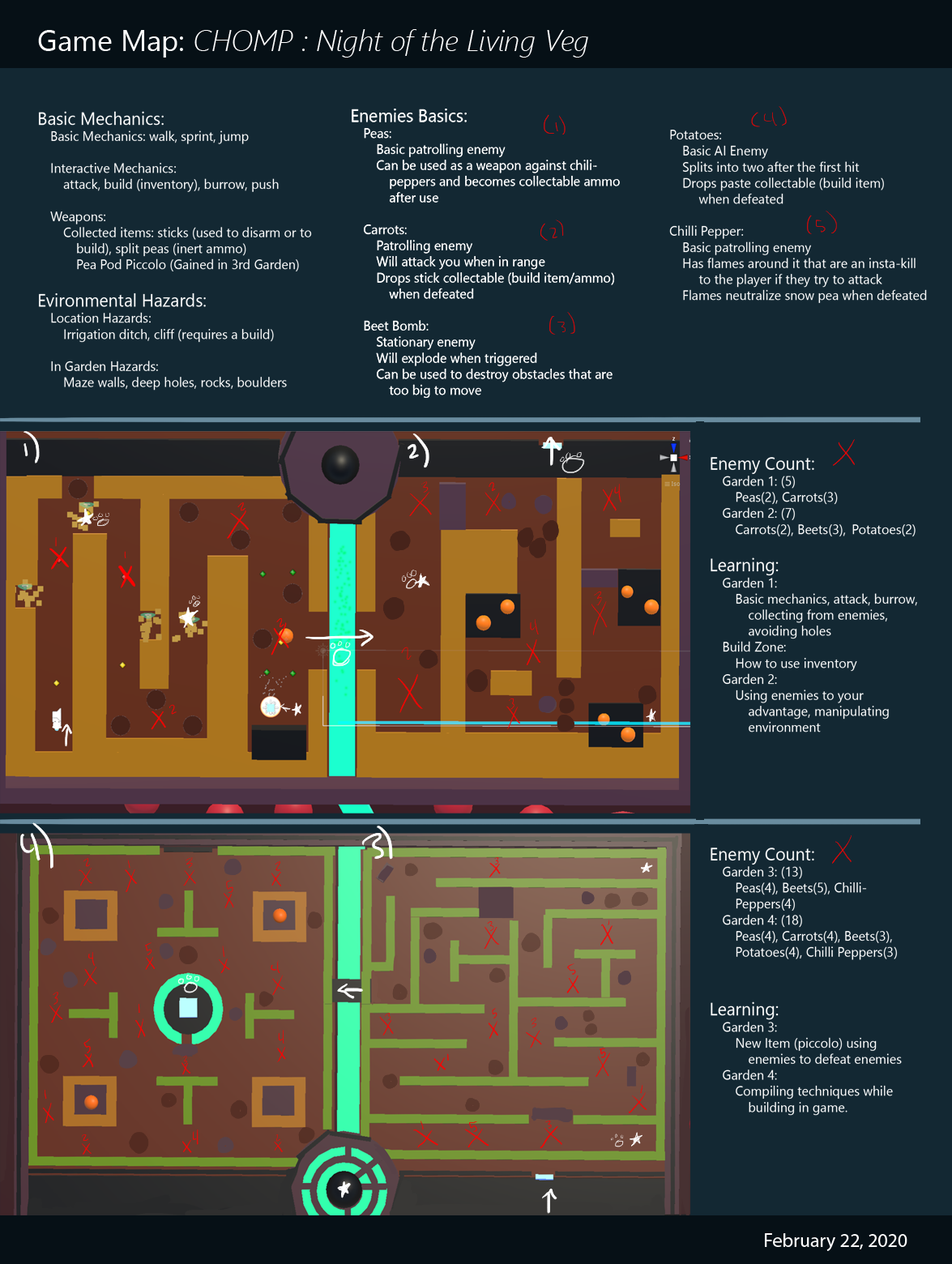
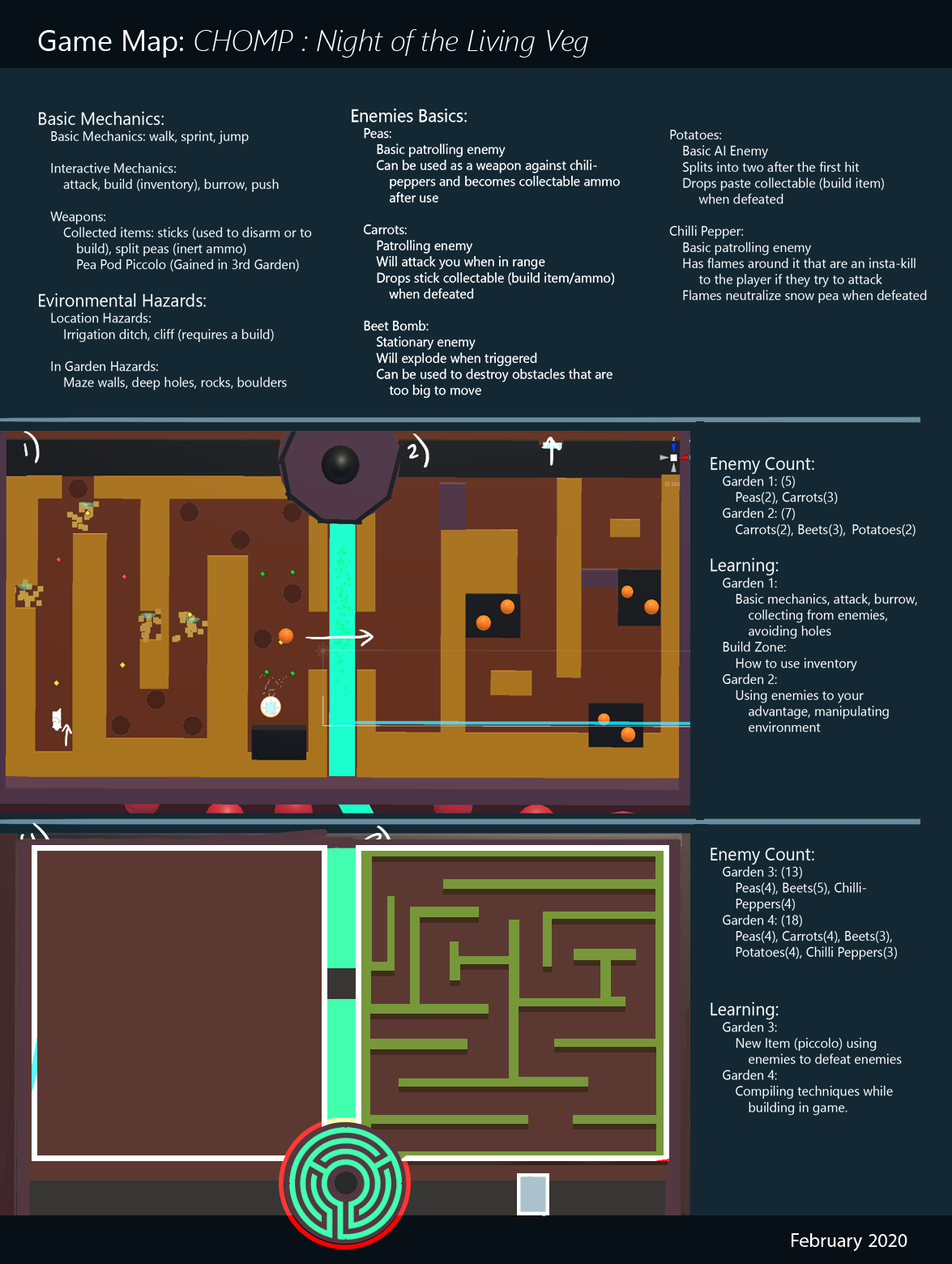
Revision of a layered 952x1264 image; what changed, layer by layer:
renamed "Layer 4" to "Layer 6", opacity 28% → 100%, blend multiply → normal, moved it above "Layer 2", painted on it over [17, 828, 681, 1250]
hid "Layer 2" over [42, 106, 855, 1199]
hid "Layer 3" over [39, 492, 650, 1153]
painted on "Game Map: CHOMP : Night of the Living Veg" over [764, 1233, 863, 1252]
